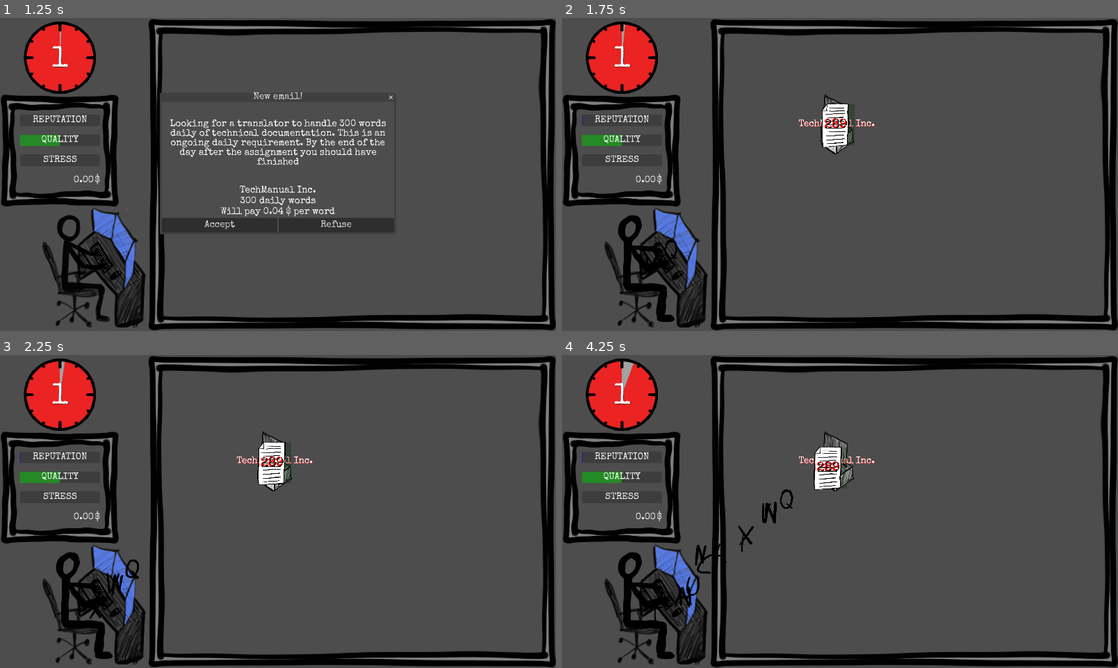
Above: before the commit, frames 1-4 (two rows, left to right).
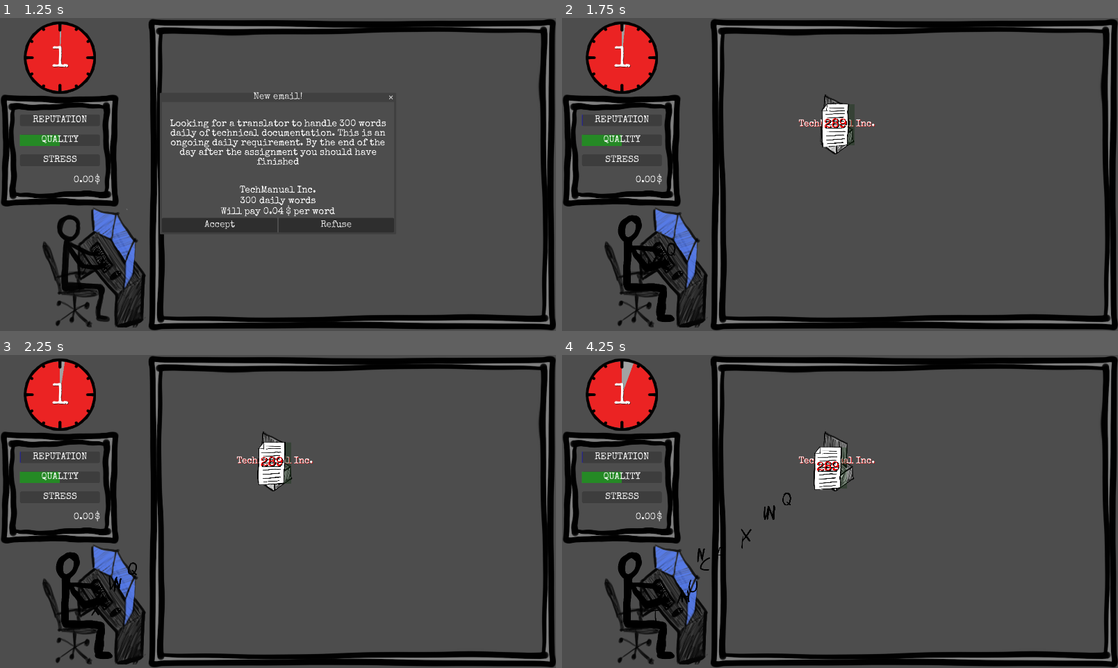
Above: after the commit, the same moments.

Repository: ildede/game-off-2025
Game: Godot game, scene res://scenes/ui/start_screen/start.tscn
Two runs of this game, one before a commit and one after it. Both use one fixed random seed, a clock stepped at 60 frames per second and the inputs below.
Inputs (mouse positions are in pixels of both pictures, inside the frame that each line leads up to):
- Up to frame 1 (1.25 s): click "START" at 0.5 s
- Up to frame 2 (1.75 s): click "Accept" at 1.25 s
- Up to frame 3 (2.25 s): click (272, 461) at 2 s
- Up to frame 4 (4.25 s): click (834, 461) at 2.75 s; click (834, 461) at 3.5 s

Frame 1 is identical in both runs. In frame 2, less than 0.1% of the frame differs, in the area x 15-21%, y 70-82%; in frame 3, 0.2%; in frame 4, 0.5%, in the area x 15-42%, y 42-85%.

Commit message:
fix: size of letter

Diff:
--- a/scenes/game/entities/letter/letter.tscn
+++ b/scenes/game/entities/letter/letter.tscn
@@ -556,7 +556,7 @@
 height = 249.99997
 
 [node name="Letter" type="Area2D"]
-scale = Vector2(0.3, 0.3)
+scale = Vector2(0.2, 0.2)
 script = ExtResource("1_i1cnd")
 
 [node name="Sprite2D" type="AnimatedSprite2D" parent="."]
